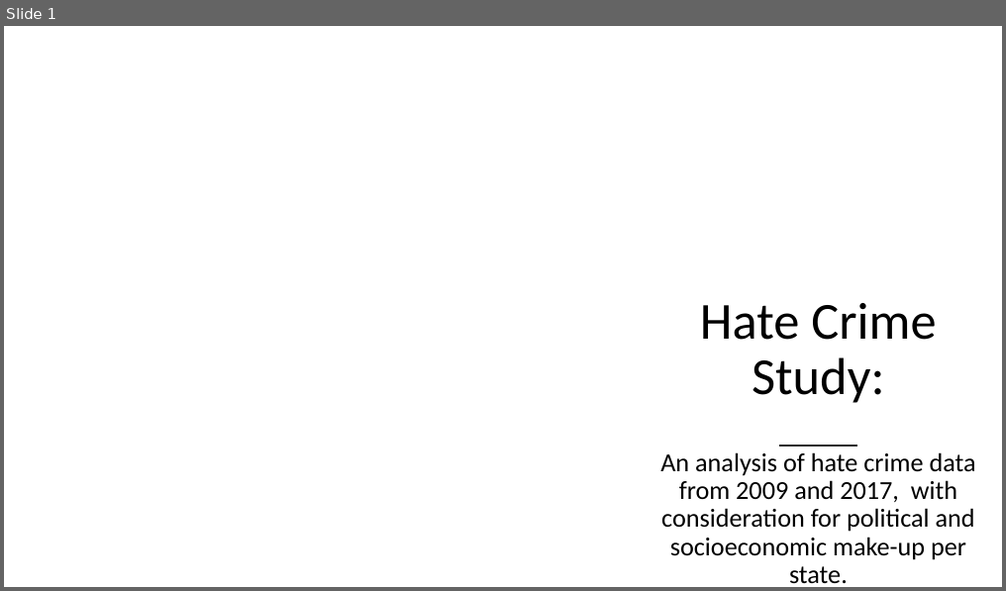
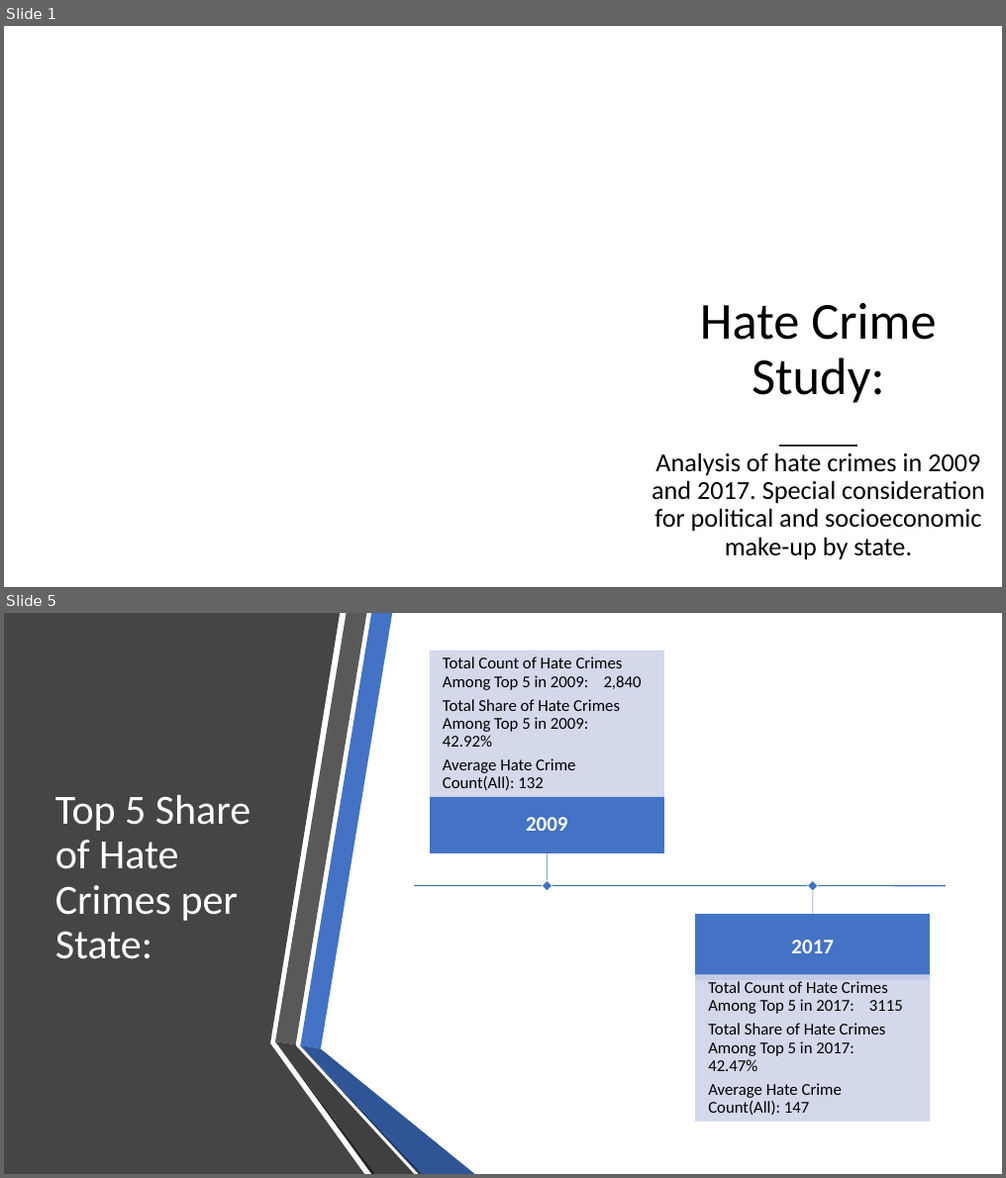
Before and after one commit to ZGrinacoff/Eight-Years-Later, a slide deck: Hate_Crime_Study.pptx. Shown one above the other, each under a label of ours: slide 1 before the commit, slides 1 and 5 after it; the slides between them are not shown. The pictures are 1006x591 and 1006x1178 pixels, drawn with LibreOffice and Linux fonts; fonts in the diff are those of the drawing; background and template pictures are left out. Boxes give left, top, right and bottom in pixels: in the first picture for what was removed or moved away, otherwise in the second. Text is boxed around its words. In the diff, an @@ line names an element or a change of style, - is before the commit and + after.

```diff
--- a/Hate_Crime_Study.pptx
+++ b/Hate_Crime_Study.pptx
@@ slide 5 added at [4,613,1002,1174], background #FFFFFF @@
@@ freeform shape added at [4,613,364,1174], fill #454545 @@
@@ title added at [55,795,251,959], 40 pt, text #FFFFFF @@
+Top 5 Share of Hate Crimes per State:
@@ group added at [414,652,945,1121]: 6 rectangles, 4 texts, 3 lines @@
+2009
+Total Count of Hate Crimes Among Top 5 in 2009: 2,840
+Total Share of Hate Crimes Among Top 5 in 2009: 42.92%
+Average Hate Crime Count(All): 132
+2017
+Total Count of Hate Crimes Among Top 5 in 2017: 3115
+Total Share of Hate Crimes Among Top 5 in 2017: 42.47%
+Average Hate Crime Count(All): 147
@@ group added at [275,613,475,1174]: 6 freeform shapes @@
@@ slide 1 changed as well @@
@@ subtitle at [651,453,985,561]: text changed @@
-An analysis of hate crime data from 2009 and 2017, with consideration for political and socioeconomic make-up per state.
+Analysis of hate crimes in 2009 and 2017. Special consideration for political and socioeconomic make-up by state.
```
Also in this commit, not shown: 3 other slides changed, 23 other slides added, 1 slide removed.
